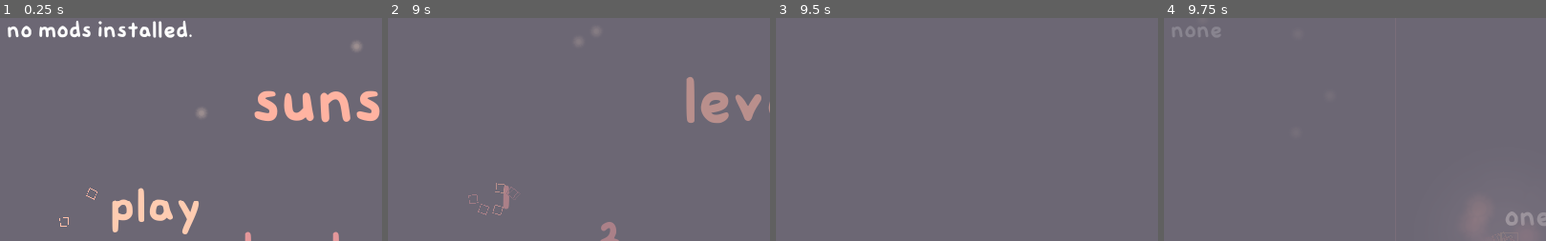
Above: before the commit, frames 1-4 (left to right).
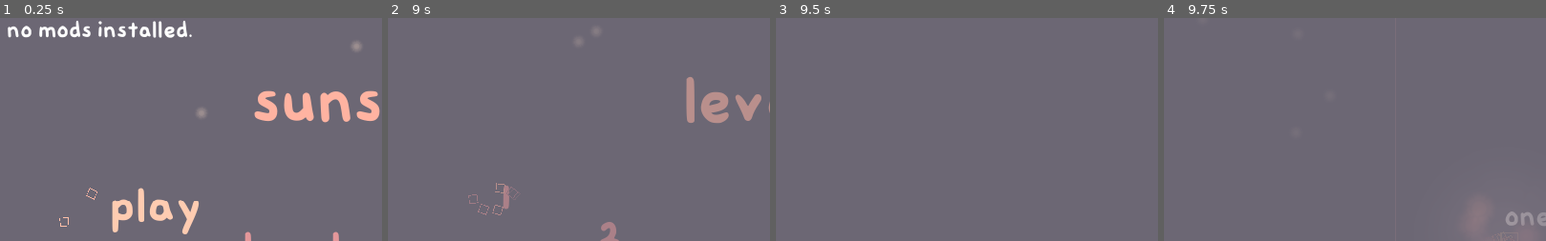
Above: after the commit, the same moments.

Repository: sunset-shaped/sunset-shaped
Game: Godot game, scene res://base.tscn
The game is run twice, just before and just after one commit, with the same random seed, the same clock (stepped at 60 frames per second) and the same inputs.
Inputs:
- Up to frame 1 (0.25 s): no input
- Up to frame 2 (9 s): click "play" at 0.5 s; click "play" at 1.25 s; click "levels" at 2 s; click "info" at 2.75 s; tap Z (jump) at 3.5, 3.77, 8.75 s; hold Right (right) 3.53-4.25 s; click "1" at 4.25 s; click "2" at 5 s; click "3" at 5.75 s; click "4" at 6.5 s; click "5" at 7.25 s; click "back" at 8 s; hold Left (left) from 8.78 s (still down)
- Up to frame 3 (9.5 s): keep holding Left (left); tap Z (jump) at 9.02 s
- Up to frame 4 (9.75 s): tap Z (jump) at 9.5 s; release Left (left) at 9.53 s; hold Right (right) from 9.53 s (still down)
The pictures show only the part of the screen within x 1-51%, y 5-55%; the shares and areas given below are measured in that part.

Frames 1-3 are identical in both runs. In frame 4, 0.3% of the frame differs, in the area x 2-15%, y 3-9%.

Commit message:
touching up

Diff:
--- a/base.tscn
+++ b/base.tscn
@@ -148,8 +148,8 @@
 margin_right = 984.0
 margin_bottom = 540.0
 custom_fonts/normal_font = SubResource( 6 )
-bbcode_text = "none"
-text = "none"
+bbcode_text = ""
+text = ""
 
 [editable path="player"]
 [editable path="menu"]
